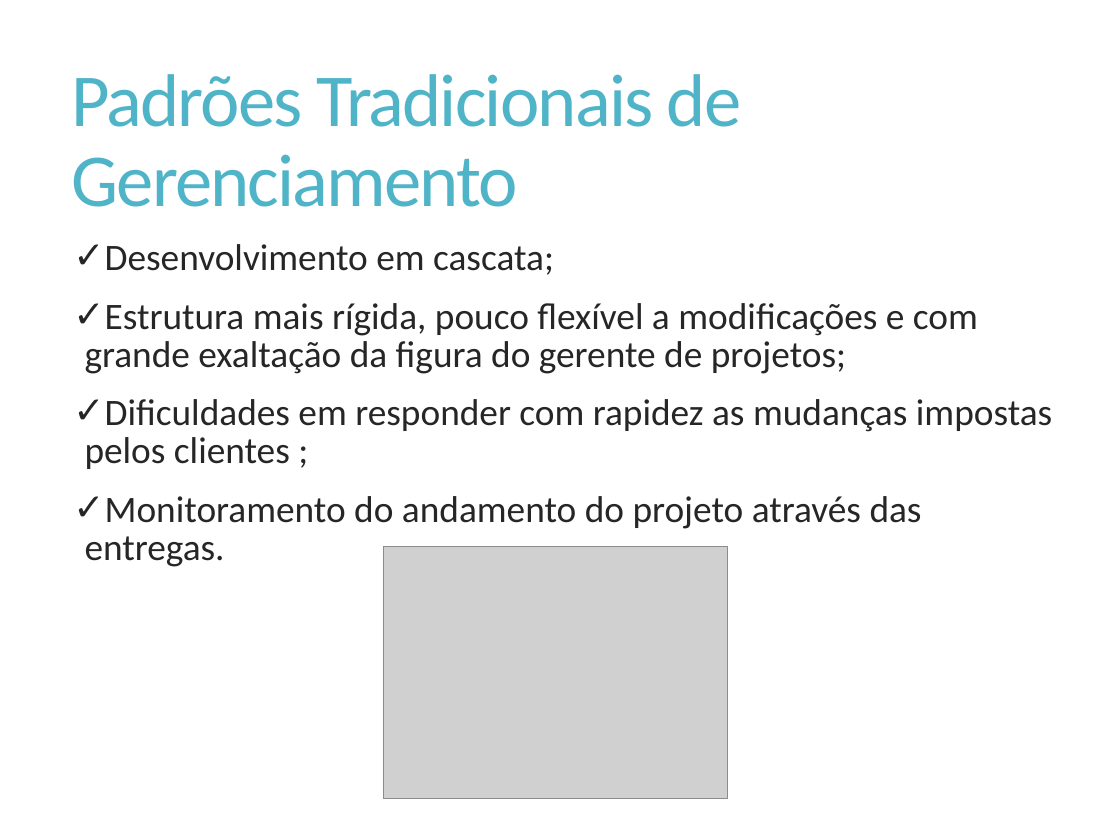
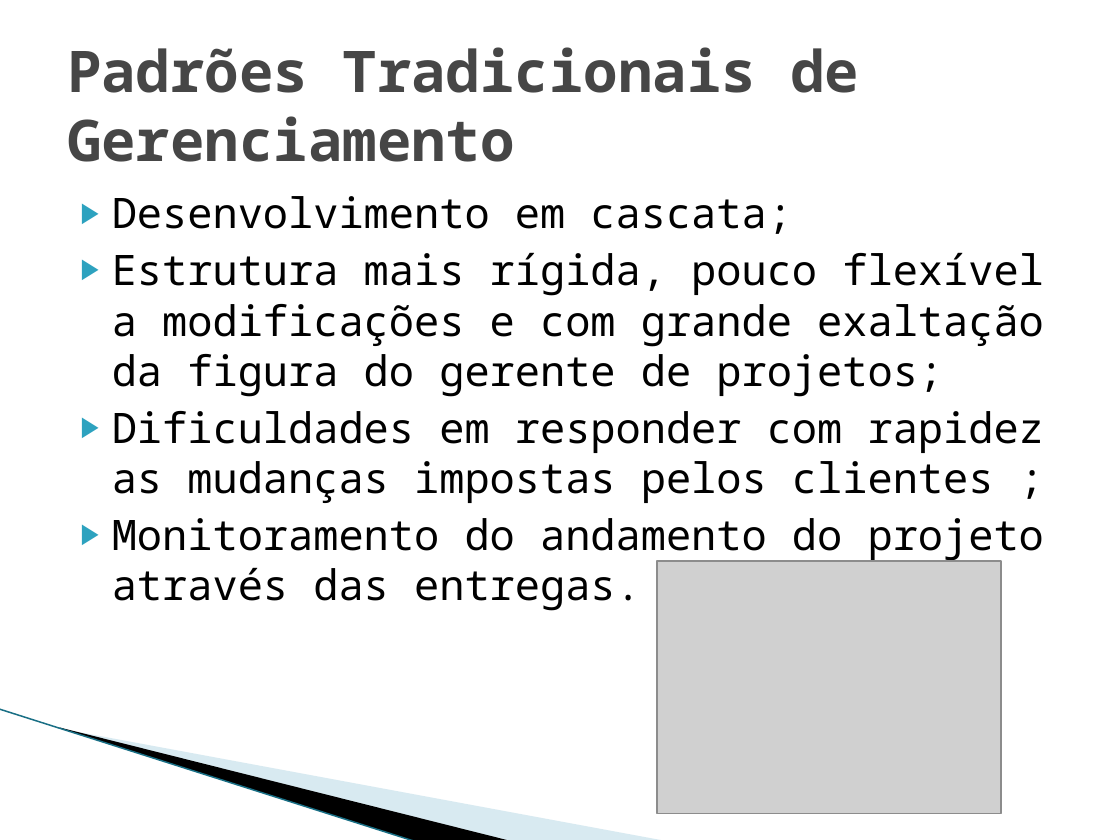
Before and after one commit to Elton-Garbin/TCC-2016, a slide deck: slide 5 of StartIdea/StartIdea.Docs/Apresentacao.pptx. Drawn at 1120x840 pixels with LibreOffice and Linux fonts; fonts in the diff are those of the drawing; grey boxes stand for pictures; background and template pictures are left out. Boxes give left, top, right and bottom in pixels: in the first picture for what was removed or moved away, otherwise in the second. Text is boxed around its words. In the diff, an @@ line names an element or a change of style, - is before the commit and + after.

```diff
--- a/StartIdea/StartIdea.Docs/Apresentacao.pptx
+++ b/StartIdea/StartIdea.Docs/Apresentacao.pptx
@@ title "Padrões Tradicionais de Gerenciamento" moved from (x1=72, y1=74, x2=741, y2=207) to (x1=67, y1=47, x2=859, y2=162) @@
@@ title "Padrões Tradicionais de Gerenciamento" at (x1=67, y1=47, x2=859, y2=162): size 48 to 36.9 pt, font Calibri to Noto Sans Mono, text colour #50B4C8 to #464646, letter spacing -1.2 to 0 pt, bold on; line spacing 0.9 to 1 @@
@@ text "Desenvolvimento em cascata;" moved from (x1=85, y1=244, x2=1052, y2=567) to (x1=112, y1=196, x2=1044, y2=611) @@
@@ text "Desenvolvimento em cascata;" at (x1=112, y1=196, x2=1044, y2=611): size 24 to 27 pt, font Calibri to Noto Sans Mono, text colour #262626 to #000000; bullet ✓ to ▶; line spacing 0.85 to 1; less space between paragraphs @@
@@ picture moved from (x1=383, y1=547, x2=727, y2=799) to (x1=657, y1=561, x2=1001, y2=813) @@
@@ line added from (0, 709) to (416, 840), #97C5D8 0.95 pt @@
@@ freeform shape added at (x1=59, y1=727, x2=512, y2=840), fill #000000 @@
@@ freeform shape added at (x1=62, y1=728, x2=666, y2=840), fill #A0CBDC at 40% opacity @@
```
Also in this commit, not shown: 18 other slides changed, 41 slides added, 1 slide removed, 3 other files.
